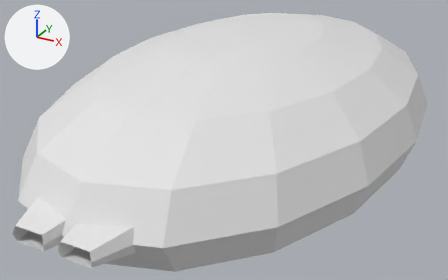
Two versions of the COLLADA model models/ships/frog_fighter/model.dae, one commit apart.
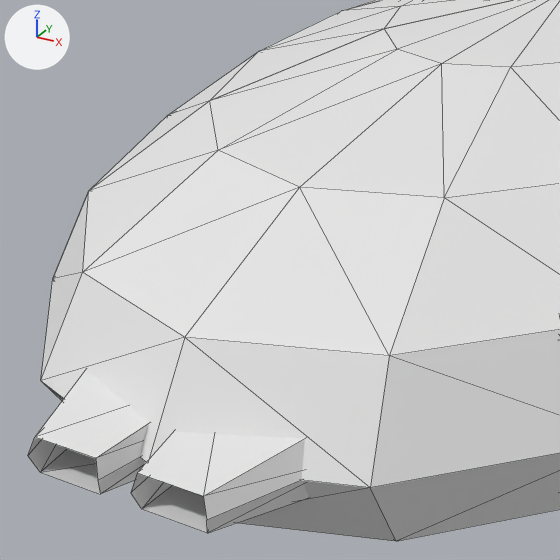
Old and new are each drawn whole from a camera (50 mm lens) standing at (1.565, -3.166, 1.342) and looking at (-0.085, -0.167, -0.157) and again close up on the part from 0% to 55% of the width and 12% to 100% of the height. The axes (+X, +Y, +Z) are drawn at upper left. The lights are the same throughout. The close-ups show mesh edges as thin lines. Objects named as collision shapes, trigger or cutter boxes, shadow casters or lower levels of detail are left out. Where no turn or scale is listed for an object, it has been applied to the vertices.

In view in the first close-up: 'Exhaust', 'Shield Left Mesh', 'Shield Rear Mesh'.
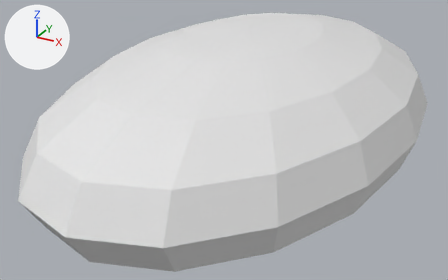
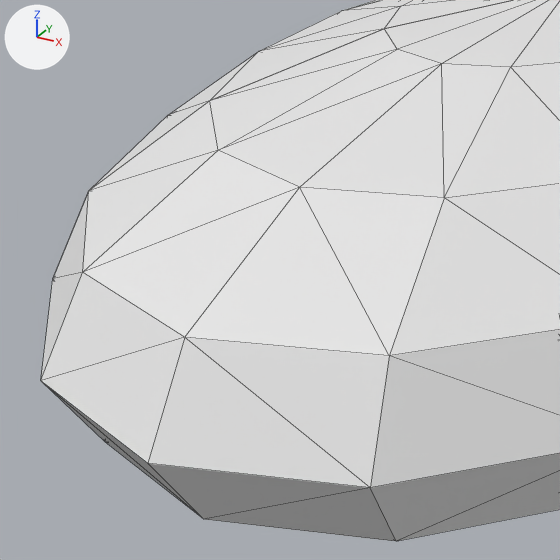
Commit message: Scale ship thrust exhaust based on throttle

What the commit changed:
me_cylinder_001 has 21 vertices, 24 faces and spans x -0.31..0.31, y -0.131..0.172, z -0.073..0.073.
me_cylinder_001 is used by ob_exhaust; location (0.0, -1.58, 0.0).
me_cylinder_001 part 1: the whole mesh is scaled about the mesh origin by (1, 0, 1).
Object 'Exhaust' (ob_exhaust) moves from (0.0, -1.58, 0.0) to (0.0, -1.408, 0.0).

Location of each change, [x1, y1, x2, y2] in pixels of the close-ups (560 x 560 px):
'Exhaust', mesh rescaled, moved (not visible afterwards): before [28, 370, 309, 533]
